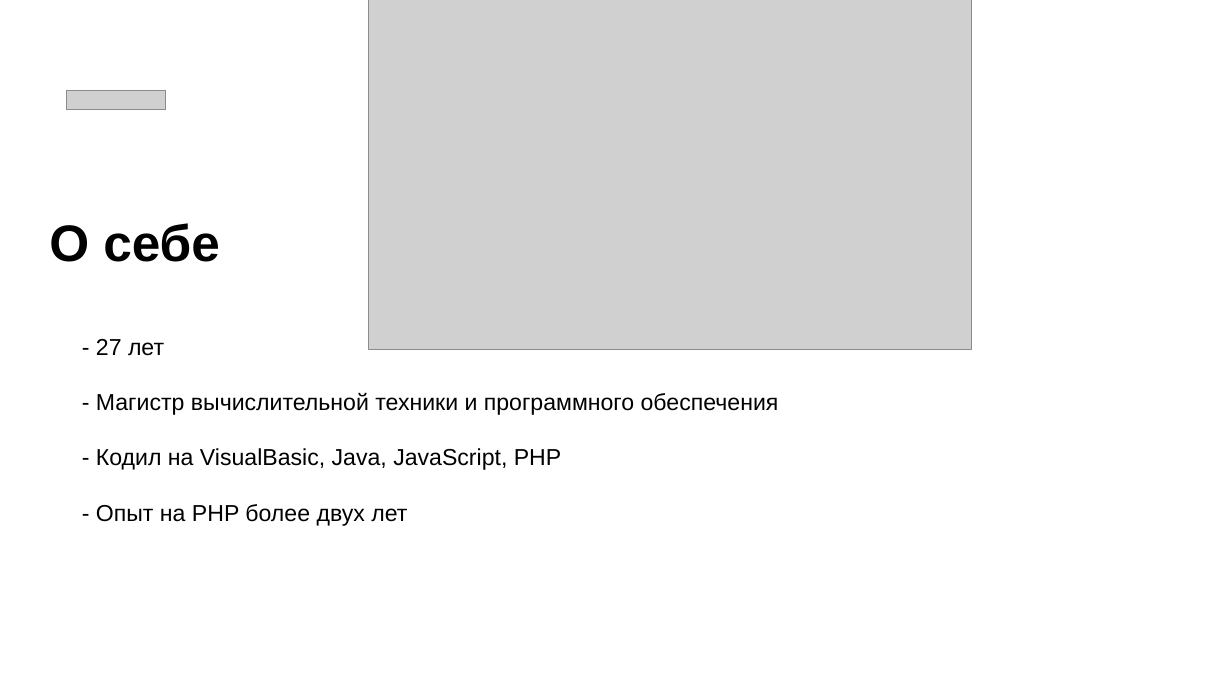
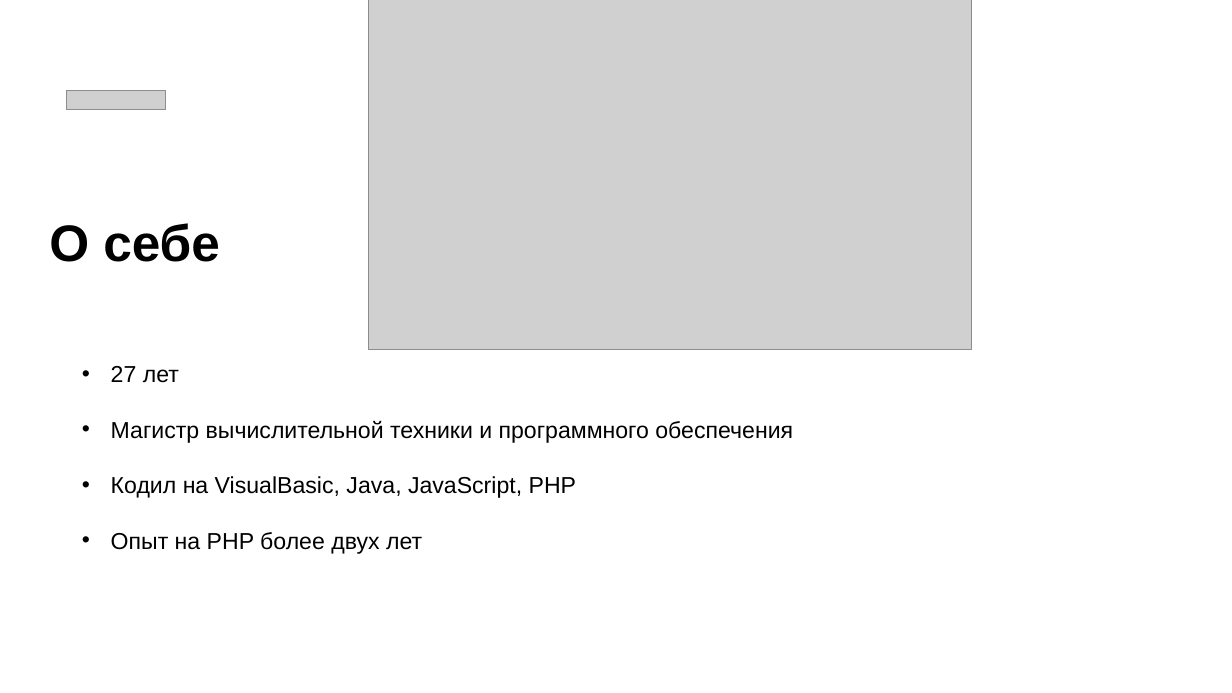
Before and after one commit to Serganbus/devfest, a slide deck: slide 2 of Презентация.pptx. Drawn at 1232x693 pixels with LibreOffice and Linux fonts; fonts in the diff are those of the drawing; grey boxes stand for pictures. Boxes give left, top, right and bottom in pixels: in the first picture for what was removed or moved away, otherwise in the second. Text is boxed around its words. In the diff, an @@ line names an element or a change of style, - is before the commit and + after.

```diff
--- a/Презентация.pptx
+++ b/Презентация.pptx
@@ text at [111, 366, 793, 554]: text changed @@
-- 27 лет
-- Магистр вычислительной техники и программного обеспечения
-- Кодил на VisualBasic, Java, JavaScript, PHP
-- Опыт на PHP более двух лет
+• 27 лет
+• Магистр вычислительной техники и программного обеспечения
+• Кодил на VisualBasic, Java, JavaScript, PHP
+• Опыт на PHP более двух лет
```
Also in this commit, not shown: 5 other slides changed, 2 slides added, 5 other files.
